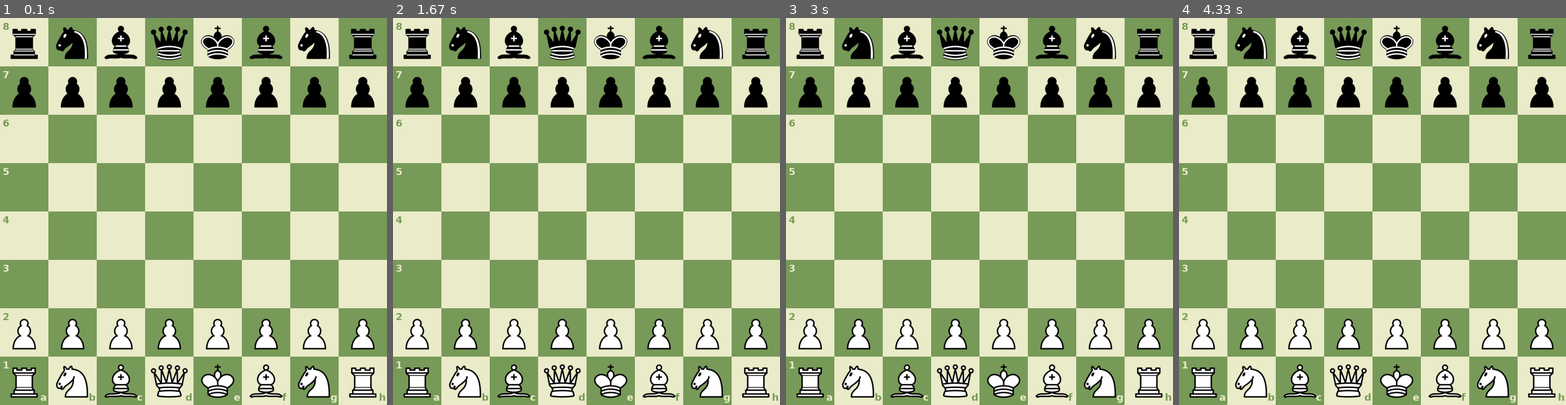
Above: before the commit, frames 1-4 (left to right).
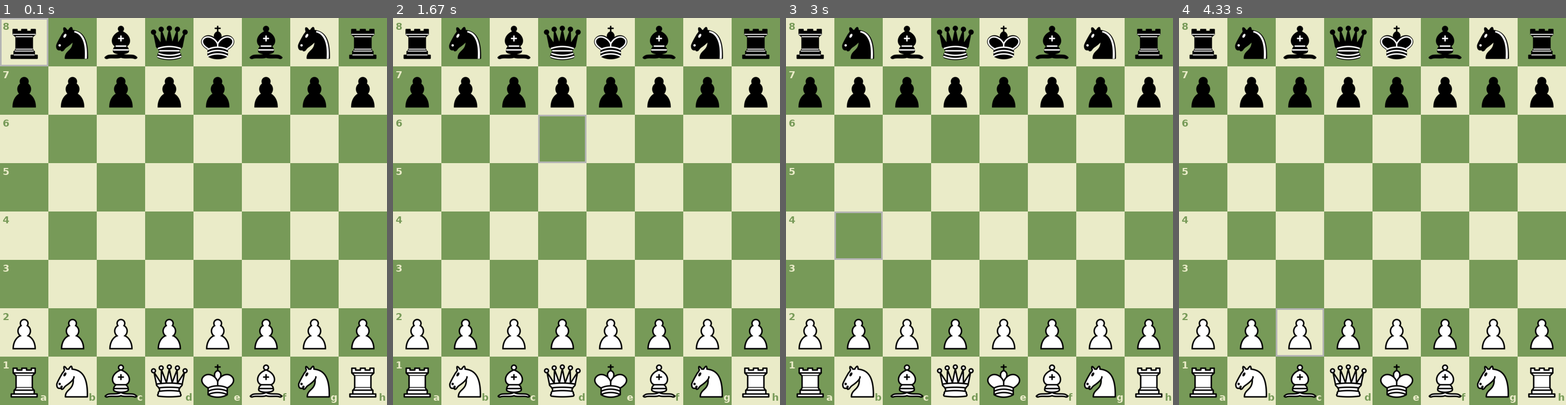
Above: after the commit, the same moments.

Repository: Tdatbkpro/Chess_pygame
Game: pygame game, started from CHESS_AI/src/main.py
Same seed, same stepped clock (60 frames per second), same inputs: the game is played once before the commit and once after it.
Inputs (mouse positions are in pixels of both pictures, inside the frame that each line leads up to):
- Up to frame 1 (0.1 s): no input
- Up to frame 2 (1.67 s): hold R 0.33-0.8 s; move the mouse to (571, 226) at 0.37 s; click (729, 346) at 0.88 s; press the mouse at (729, 346) at 1.2 s; move the mouse to (660, 300) at 1.3 s; release the mouse at (590, 254) at 1.43 s; click (574, 145) at 1.55 s
- Up to frame 3 (3 s): click (1056, 180) at 1.88 s; click (1118, 180) at 2.22 s; click (867, 137) at 2.55 s; click (871, 254) at 2.88 s
- Up to frame 4 (4.33 s): click (1287, 180) at 3.22 s; click (1310, 87) at 3.55 s; click (1395, 319) at 3.88 s; click (1283, 343) at 4.22 s

The runs differ from the first frame. In frame 1, 0.2% of the frame differs, in the area x 0-13%, y 0-13%; in frame 2, 0.2%; in frame 3, 0.2%; in frame 4, 0.2%.

Commit message:
Update main.py

Diff:
--- a/CHESS_AI/src/main.py
+++ b/CHESS_AI/src/main.py
@@ -24,6 +24,12 @@
 
             game.show_last_move(screen)
             game.show_pieces(screen)
+
+
+            mouseX,mouseY = pygame.mouse.get_pos()
+            mouse_col,mouse_row = mouseX//SQSIZE,mouseY//SQSIZE
+            game.hover_sqr = Square(mouse_row,mouse_col)
+            game.show_hover(screen)
 
 
 
@@ -66,7 +72,9 @@
                         released_x, released_y = event.pos
                         released_row,released_col = released_y//SQSIZE, released_x//SQSIZE
                         initial = Square(dragger.initial_row, dragger.initial_col)
-                        final = Square(released_row,released_col)
+                        final_piece = board.squares[released_row][released_col].piece
+                        print(final_piece)
+                        final = Square(released_row,released_col,final_piece)
                         move = Move(initial,final)
 
                         if board.valid_move(dragger.piece,move):
@@ -84,6 +92,12 @@
                 elif event.type == pygame.KEYDOWN and event.key == pygame.K_t:
                         print("Press T")
                         game.change_theme()
+                elif event.type == pygame.KEYDOWN and event.key == pygame.K_r:
+                        print("Press R")
+                        game.reset()
+                        game = self.game
+                        board = game.board
+                        dragger  = game.dragger
 
 
 
